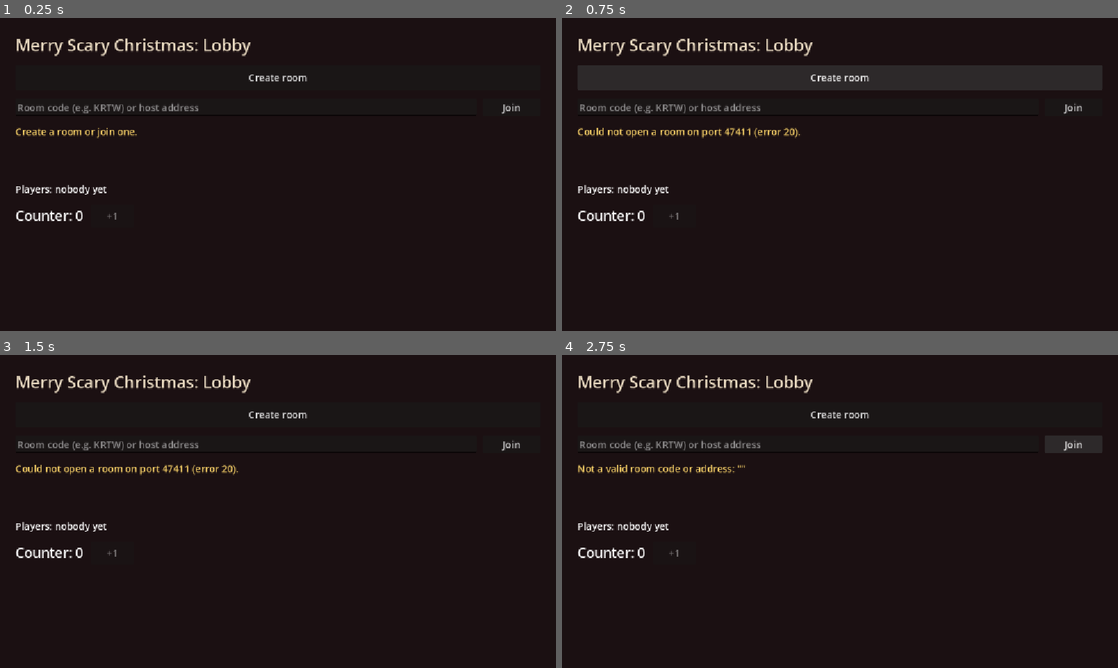
Above: before the commit, frames 1-4 (two rows, left to right).
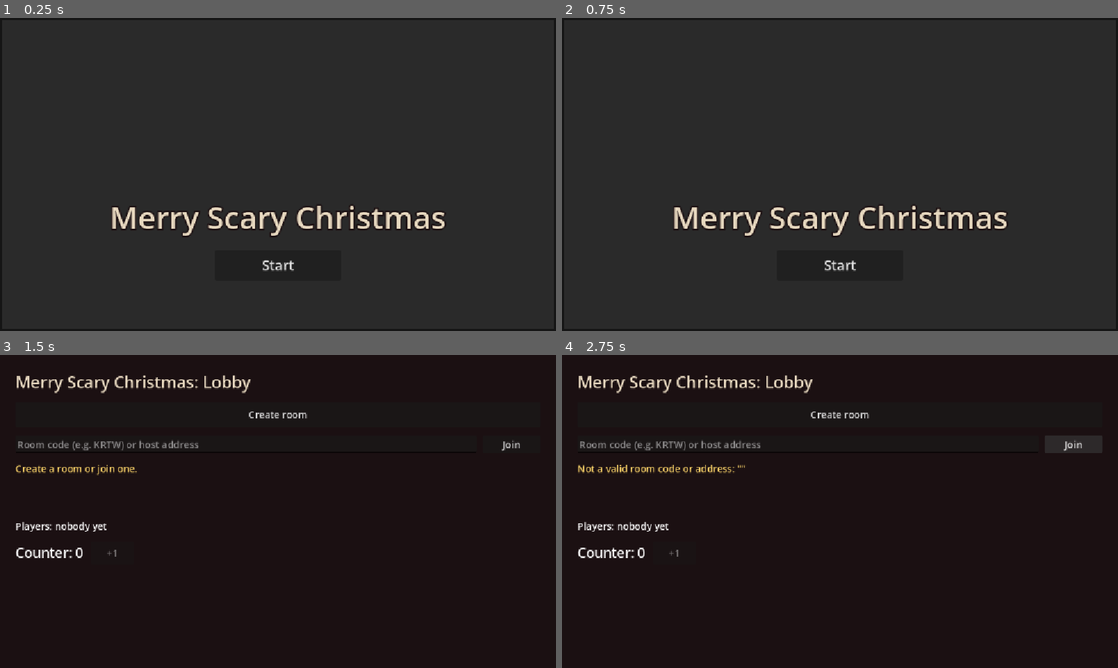
Above: after the commit, the same moments.

Repository: laraglueck/Merry-Scary-Christmas
Game: Godot game, scene res://scenes/main.tscn
The game is run twice, just before and just after one commit, with the same random seed, the same clock (stepped at 60 frames per second) and the same inputs.
Inputs (mouse positions are in pixels of both pictures, inside the frame that each line leads up to):
- Up to frame 1 (0.25 s): no input
- Up to frame 2 (0.75 s): click (840, 77) at 0.5 s, where only the run before the commit has a clickable "Create room"
- Up to frame 3 (1.5 s): click (278, 602) at 1.25 s, where only the run after the commit has a clickable "Start"
- Up to frame 4 (2.75 s): click "Join" at 2 s

The runs differ from the first frame. In frame 1, 82% of the frame differs, in the area x 0-100%, y 0-100%; in frame 2, 81%; in frame 3, 0.5%; in frame 4, nothing differs.

Commit message:
Add title screen before the lobby (spec 11)
The game now opens on a title screen with the title picture, the game
name, looping lobby music, the spoken intro and a Start button. Start
leads to the lobby. The title is local to each device and does not come
back after a game has started.

Also commits the .import files for the new sounds and .uid files Godot
created for existing scripts.

Co-Authored-By: Claude Opus 5.5 <noreply@anthropic.com>

Diff:
--- /dev/null
+++ b/godot/scenes/title.tscn
@@ -0,0 +1,12 @@
+[gd_scene load_steps=2 format=3]
+
+[ext_resource type="Script" path="res://scripts/title.gd" id="1_title"]
+
+[node name="Title" type="Control"]
+layout_mode = 3
+anchors_preset = 15
+anchor_right = 1.0
+anchor_bottom = 1.0
+grow_horizontal = 2
+grow_vertical = 2
+script = ExtResource("1_title")
--- a/godot/scripts/main.gd
+++ b/godot/scripts/main.gd
@@ -1,6 +1,7 @@
-# Main scene (spec 04, 07): keeps the network connection and shows the right screen:
-# the lobby before the game starts, then the place where the team is (hall, a room,
-# the attic). If the host leaves, everyone is back in the lobby.
+# Main scene (spec 04, 07, 11): keeps the network connection and shows the right screen:
+# the title (on this device only, until "Start"), the lobby before the game starts,
+# then the place where the team is (hall, a room, the attic). If the host leaves,
+# everyone is back in the lobby.
 #
 # TEAM: your room's scene = a new entry in SCREENS (key = its place, e.g. "bedroom").
 # Until then the place shows PLACEHOLDER with its name and "Back to the hall".
@@ -8,6 +9,7 @@
 
 const NetworkScript = preload("res://scripts/net/network.gd")
 const SCREENS := {
+	"title": preload("res://scenes/title.tscn"),
 	"lobby": preload("res://scenes/lobby.tscn"),
 	"hall": preload("res://scenes/hall.tscn"),
 	"bathroom": preload("res://scenes/bathroom.tscn"),
@@ -17,6 +19,7 @@
 var net: Node
 var screen: Node
 var screen_name := ""
+var title_done := false  # "Start" pressed, or a game already started on this device
 
 
 func _ready() -> void:
@@ -28,18 +31,25 @@
 	_update_screen()
 
 
-# No game yet (or game over) -> lobby; in the house -> where the team is;
-# later phases (e.g. an end screen) -> that phase.
+# Before "Start" -> title; no game yet (or game over) -> lobby; in the house -> where
+# the team is; later phases (e.g. an end screen) -> that phase.
 func current_screen() -> String:
 	if net.game.is_empty():
-		return "lobby"
+		return "lobby" if title_done else "title"
 	var phase: String = net.game.get("phase", "hall")
 	if phase == "hall":
 		return net.game.get("location", "hall")
 	return phase
 
 
+func _on_title_start_pressed() -> void:
+	title_done = true
+	_update_screen()
+
+
 func _update_screen() -> void:
+	if not net.game.is_empty():
+		title_done = true  # once a game ran here, game over leads back to the lobby
 	var wanted := current_screen()
 	if wanted == screen_name:
 		return
@@ -49,5 +59,7 @@
 	screen.net = net
 	if "place" in screen:
 		screen.place = wanted
+	if screen.has_signal("start_pressed"):
+		screen.start_pressed.connect(_on_title_start_pressed)
 	add_child(screen)
 	screen_name = wanted
--- /dev/null
+++ b/godot/scripts/title.gd
@@ -0,0 +1,84 @@
+# The title screen (spec 11): picture, game name, music, spoken intro and "Start".
+# Shown on every device on its own before the lobby; nothing here goes over the network.
+# main.gd listens to start_pressed and then shows the lobby. Started alone (⌘ R),
+# "Start" does nothing.
+extends Control
+
+signal start_pressed
+
+const IMAGES := "res://assets/images/"
+const SOUNDS := "res://assets/sounds/"
+
+var net: Node = null  # main.gd hands this in like for every screen; the title doesn't need it
+
+
+func _ready() -> void:
+	_build_ui()
+	_add_sound("Music", "music_lobby.mp3", true)
+	_add_sound("Voice", "voice_title.mp3", false)
+
+
+func _on_start_pressed() -> void:
+	start_pressed.emit()
+
+
+# ---------- building the screen (runs once) ----------
+
+func _build_ui() -> void:
+	var ui_theme := Theme.new()
+	ui_theme.default_font_size = 20
+	theme = ui_theme
+
+	var dark := ColorRect.new()  # shows while the picture loads, and around it
+	dark.color = Color("1b1012")
+	dark.set_anchors_preset(Control.PRESET_FULL_RECT)
+	add_child(dark)
+
+	var background := TextureRect.new()
+	background.name = "Background"
+	background.texture = load(IMAGES + "ui_title.webp")
+	background.expand_mode = TextureRect.EXPAND_IGNORE_SIZE
+	background.stretch_mode = TextureRect.STRETCH_KEEP_ASPECT_COVERED
+	background.set_anchors_preset(Control.PRESET_FULL_RECT)
+	add_child(background)
+
+	var page := VBoxContainer.new()
+	page.set_anchors_preset(Control.PRESET_FULL_RECT)
+	page.alignment = BoxContainer.ALIGNMENT_END
+	page.add_theme_constant_override("separation", 24)
+	add_child(page)
+
+	var title := Label.new()
+	title.name = "TitleLabel"
+	title.text = "Merry Scary Christmas"
+	title.horizontal_alignment = HORIZONTAL_ALIGNMENT_CENTER
+	title.add_theme_font_size_override("font_size", 64)
+	title.add_theme_color_override("font_color", Color("e8d9c0"))
+	title.add_theme_color_override("font_outline_color", Color("1b1012"))
+	title.add_theme_constant_override("outline_size", 12)
+	page.add_child(title)
+
+	var start := Button.new()
+	start.name = "StartButton"
+	start.text = "Start"
+	start.custom_minimum_size = Vector2(260, 64)
+	start.size_flags_horizontal = Control.SIZE_SHRINK_CENTER
+	start.add_theme_font_size_override("font_size", 28)
+	start.pressed.connect(_on_start_pressed)
+	page.add_child(start)
+
+	var bottom_space := Control.new()
+	bottom_space.custom_minimum_size = Vector2(0, 80)
+	page.add_child(bottom_space)
+
+
+func _add_sound(node_name: String, file_name: String, looping: bool) -> void:
+	var player := AudioStreamPlayer.new()
+	player.name = node_name
+	var stream: AudioStreamMP3 = load(SOUNDS + file_name)
+	stream.loop = looping
+	player.stream = stream
+	# Plays by itself in the real game. Not in the headless test run: there is no sound
+	# card there, and a sound still playing at the end shows up as a leak warning.
+	player.autoplay = DisplayServer.get_name() != "headless"
+	add_child(player)
--- a/godot/tests/test_main.gd
+++ b/godot/tests/test_main.gd
@@ -32,10 +32,20 @@
 	return [host, a, b]
 
 
-func test_main_starts_with_the_lobby() -> void:
+func test_main_starts_with_the_title() -> void:
 	var main := make_main_device("Solo")
+	assert_eq(main.screen_name, "title", "title first (spec 11)")
+	assert_true(main.find_child("StartButton", true, false) != null, "start button shown")
+	assert_true(main.find_child("CreateButton", true, false) == null, "no lobby yet")
+
+
+func test_main_start_on_the_title_opens_the_lobby() -> void:
+	var main := make_main_device("Solo2")
+	press(main, "StartButton")
+	assert_eq(main.screen_name, "lobby", "lobby after Start")
+	await wait_frames(2)  # the old title is removed at the end of a frame
 	assert_true(main.find_child("CreateButton", true, false) != null, "lobby shown")
-	assert_true(main.find_child("FuseTitle", true, false) == null, "no hall yet")
+	assert_true(main.find_child("TitleLabel", true, false) == null, "title gone")
 
 
 func test_main_switches_everyone_to_the_hall_when_the_game_starts() -> void:
--- /dev/null
+++ b/godot/tests/test_title.gd
@@ -0,0 +1,37 @@
+# Tests for spec 11: the title screen with picture, music, voice and a Start button.
+extends "res://tests/base_test.gd"
+
+const TitleScene = preload("res://scenes/title.tscn")
+
+
+func open_title() -> Node:
+	var title = TitleScene.instantiate()
+	tree.root.add_child(title)
+	return title
+
+
+func test_title_shows_name_picture_and_start() -> void:
+	var title := open_title()
+	assert_contains(text_of(title, "TitleLabel"), "Merry Scary Christmas", "game name")
+	var picture: TextureRect = find(title, "Background")
+	assert_true(picture != null and picture.texture != null, "title picture")
+	assert_eq(is_disabled(title, "StartButton"), false, "start enabled")
+
+
+func test_title_plays_looping_music_and_the_voice_once() -> void:
+	var title := open_title()
+	var music: AudioStreamPlayer = find(title, "Music")
+	var voice: AudioStreamPlayer = find(title, "Voice")
+	assert_true(music != null and music.stream != null, "music loaded")
+	assert_true(music != null and music.stream.loop, "music loops")
+	assert_true(voice != null and voice.stream != null, "voice loaded")
+	assert_true(voice != null and not voice.stream.loop, "voice once")
+	# Starting by itself (autoplay) is switched off in this headless run; check it by hand.
+
+
+func test_start_button_sends_start_pressed() -> void:
+	var title := open_title()
+	var pressed := [false]
+	title.start_pressed.connect(func(): pressed[0] = true)
+	press(title, "StartButton")
+	assert_true(pressed[0], "start_pressed sent")
Not shown, added: godot/assets/sounds/sfx_clock_chime.mp3.import
Not shown, added: godot/assets/sounds/sfx_clock_tick.mp3.import
Not shown, added: godot/assets/sounds/sfx_clock_wrong.mp3.import
Not shown, added: godot/assets/sounds/sfx_door_unlock.mp3.import
Not shown, added: godot/assets/sounds/sfx_easter_egg.mp3.import
Not shown, added: godot/assets/sounds/sfx_faucet.mp3.import
Not shown, added: godot/assets/sounds/sfx_key_lock.mp3.import
Not shown, added: godot/assets/sounds/sfx_rain.mp3.import
Not shown, added: godot/assets/sounds/sfx_storm.mp3.import
Not shown, added: godot/assets/sounds/voice_title.mp3.import
Not shown, added: godot/scripts/placeholder_room.gd.uid
Not shown, added: godot/scripts/rules/house_rules.gd.uid
(and 4 more such lines)
